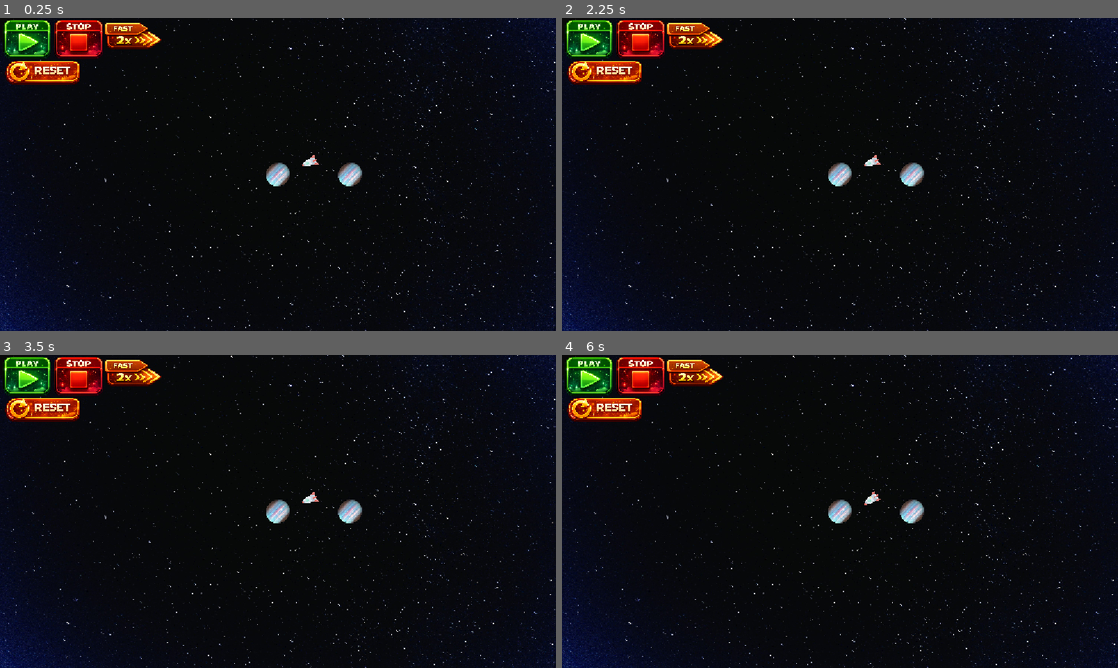
Above: before the commit, frames 1-4 (two rows, left to right).
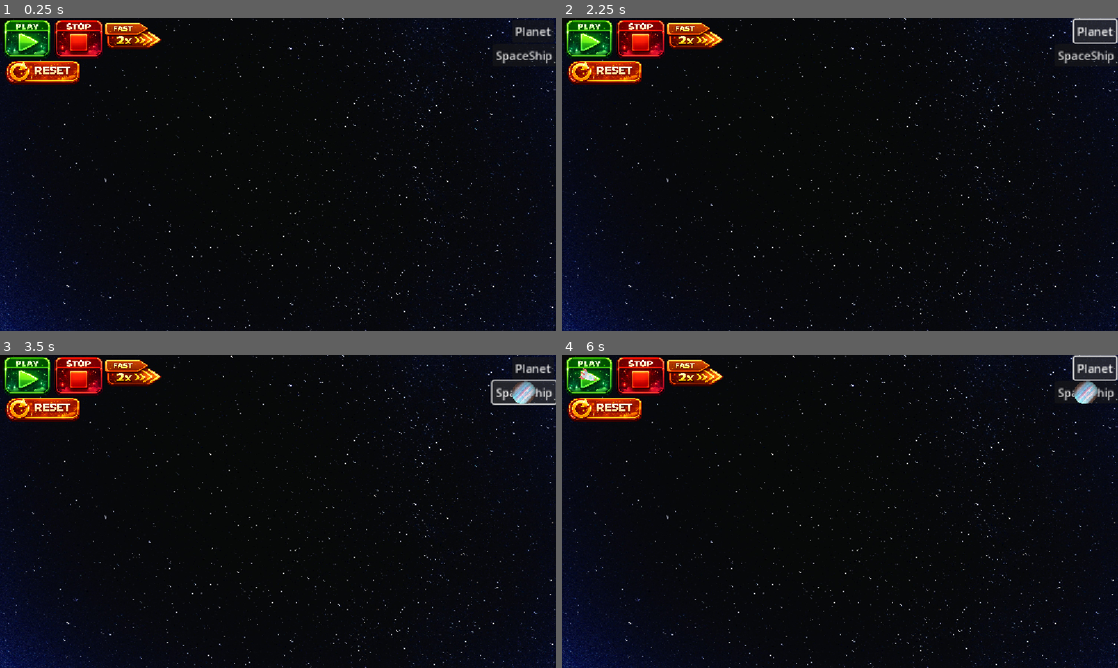
Above: after the commit, the same moments.

Repository: antoni-climent/orbital-trajectories
Game: Godot game, scene res://space.tscn
The game is run twice, just before and just after one commit, with the same random seed, the same clock (stepped at 60 frames per second) and the same inputs.
Inputs (mouse positions are in pixels of both pictures, inside the frame that each line leads up to):
- Up to frame 1 (0.25 s): no input
- Up to frame 2 (2.25 s): click (639, 39) at 0.5 s; click (606, 74) at 1.25 s; click (1095, 30) at 2 s, where only the run after the commit has a clickable "Planet"
- Up to frame 3 (3.5 s): click (522, 392) at 2.75 s, where only the run after the commit has a clickable "SpaceShip"
- Up to frame 4 (6 s): click (589, 376) at 3.5 s; click (589, 376) at 4.25 s; click (639, 376) at 5 s; click (1095, 367) at 5.75 s, where only the run after the commit has a clickable "Planet"

The runs differ from the first frame. In frame 1, 0.9% of the frame differs, in the area x 47-100%, y 1-54%; in frame 2, 1.5%; in frame 3, 1.7%; in frame 4, 1.7%, in the area x 3-100%, y 0-54%.

Commit message:
Instantiating planet and rocket added

Diff:
--- a/RocketObject.gd
+++ b/RocketObject.gd
@@ -4,6 +4,8 @@
 var _planets:Array[PhysicsObject] = []
 var _G:float = 6.6723e-11
 
+func initialize(space:SpaceManager):
+	space.simulationStart.connect(getPlanets)
 
 func getPlanets():
 	_planets.clear()
@@ -22,10 +24,10 @@
 		var F = distance.normalized()*_G*planet.mass*self.mass/distance.length()**2
 		acceleration += F/self.mass # F = m*a
 		_speed = _speed + acceleration*delta*TimeProvider.timeScale
-	print("acceleration: ", acceleration, " speed: ", _speed, " pos: ", self.position)
+	#print("acceleration: ", acceleration, " speed: ", _speed, " pos: ", self.position)
 
 func updatePosition(delta):
-	print("DELTA: ", delta)
+	#print("DELTA: ", delta)
 	# var currentPosition = positionMeters #CoordinateConverter.PixelsToMeters(self.position)
 	positionMeters += _speed * delta * TimeProvider.timeScale
 	self.position = CoordinateConverter.MetersToPixels(positionMeters)
@@ -36,5 +38,4 @@
 	updatePosition(delta)
 
 func _ready():
-	getPlanets()
 	super._ready()
--- a/SpaceManager.gd
+++ b/SpaceManager.gd
@@ -1,7 +1,16 @@
-extends Node
+extends Node2D
+class_name SpaceManager
+var planet = preload("res://objects/planet.tscn")
+var ship = preload("res://objects/rocket.tscn")
+enum GameState {SIMULATION, INSTANTIATING_PLANET, INSTANTIATING_SHIP}
+var currentGameState:GameState
+
+signal simulationStart
 
 func changeTimeScale(time):
 	TimeProvider.timeScale = time
+	if time == 1.0:
+		simulationStart.emit()
 
 func multiplyTimeScale():
 	TimeProvider.timeScale = TimeProvider.timeScale * 2
@@ -9,3 +18,27 @@
 func resetScene():
 	changeTimeScale(0)
 	get_tree().change_scene_to_file("res://space.tscn")
+
+func switchGameState(newGameState):
+	currentGameState = newGameState
+
+func  instantiatePlanet(coordinates:Vector2):
+	var p = planet.instantiate()
+	p.position = coordinates
+	add_child(p)
+	currentGameState = GameState.SIMULATION
+
+func  instantiateShip(coordinates:Vector2):
+	var s = ship.instantiate()
+	s.position = coordinates
+	s.initialize(self)
+	add_child(s)
+	currentGameState = GameState.SIMULATION
+
+
+func _process(_delta: float) -> void:
+	if Input.is_action_just_pressed("Mouse click"):
+		if currentGameState == GameState.INSTANTIATING_PLANET:
+			instantiatePlanet(get_global_mouse_position())
+		if currentGameState == GameState.INSTANTIATING_SHIP:
+			instantiateShip(get_global_mouse_position())
--- /dev/null
+++ b/objects/planet.tscn
@@ -0,0 +1,10 @@
+[gd_scene load_steps=3 format=3 uid="uid://me8tldrx3bcy"]
+
+[ext_resource type="Texture2D" uid="uid://bgnolit1jrd4r" path="res://assets/jupiter.png" id="1_elel1"]
+[ext_resource type="Script" uid="uid://dqqt128xnop58" path="res://PhysicsObject.gd" id="2_gcwab"]
+
+[node name="Jupiter" type="Sprite2D"]
+scale = Vector2(0.020769244, 0.019909713)
+texture = ExtResource("1_elel1")
+script = ExtResource("2_gcwab")
+mass = 1.9999999999999995e+23
--- /dev/null
+++ b/objects/rocket.tscn
@@ -0,0 +1,10 @@
+[gd_scene load_steps=3 format=3 uid="uid://q512hjoavhjp"]
+
+[ext_resource type="Texture2D" uid="uid://ccsolpnncf21e" path="res://assets/rocket.png" id="1_pb2y6"]
+[ext_resource type="Script" uid="uid://bvg4h5f222xw1" path="res://RocketObject.gd" id="2_tgfi0"]
+
+[node name="Rocket" type="Sprite2D"]
+scale = Vector2(0.013671873, 0.013671873)
+texture = ExtResource("1_pb2y6")
+script = ExtResource("2_tgfi0")
+mass = 10000.0
--- a/project.godot
+++ b/project.godot
@@ -23,3 +23,11 @@
 [display]
 
 window/stretch/mode="canvas_items"
+
+[input]
+
+"Mouse click"={
+"deadzone": 0.2,
+"events": [Object(InputEventMouseButton,"resource_local_to_scene":false,"resource_name":"","device":-1,"window_id":0,"alt_pressed":false,"shift_pressed":false,"ctrl_pressed":false,"meta_pressed":false,"button_mask":1,"position":Vector2(116, 31),"global_position":Vector2(128, 91),"factor":1.0,"button_index":1,"canceled":false,"pressed":true,"double_click":false,"script":null)
+]
+}
--- a/space.tscn
+++ b/space.tscn
@@ -1,15 +1,27 @@
 [gd_scene load_steps=11 format=3 uid="uid://chi1ldlp06upo"]
 
-[ext_resource type="Texture2D" uid="uid://ccsolpnncf21e" path="res://assets/rocket.png" id="1_d5lh8"]
-[ext_resource type="Texture2D" uid="uid://bgnolit1jrd4r" path="res://assets/jupiter.png" id="1_rxlph"]
 [ext_resource type="Script" uid="uid://bsosnjgpr4hcc" path="res://SpaceManager.gd" id="1_w5eul"]
-[ext_resource type="Script" uid="uid://dqqt128xnop58" path="res://PhysicsObject.gd" id="2_ulv8f"]
-[ext_resource type="Script" uid="uid://bvg4h5f222xw1" path="res://RocketObject.gd" id="4_w5eul"]
 [ext_resource type="Texture2D" uid="uid://c38xupcam8c3q" path="res://assets/play.png" id="5_ulv8f"]
 [ext_resource type="Texture2D" uid="uid://cka5m20fdfi6t" path="res://assets/space.jpeg" id="6_1vxpe"]
 [ext_resource type="Texture2D" uid="uid://krpn6ejipea4" path="res://assets/stop.png" id="7_4fhbr"]
 [ext_resource type="Texture2D" uid="uid://b2iwdsm00ksf" path="res://assets/fast.png" id="8_1vxpe"]
 [ext_resource type="Texture2D" uid="uid://i1pxmeudps0r" path="res://assets/reset.png" id="10_4hog4"]
+
+[sub_resource type="InputEventKey" id="InputEventKey_w5eul"]
+device = -1
+keycode = 80
+unicode = 112
+
+[sub_resource type="Shortcut" id="Shortcut_b5fhv"]
+events = [SubResource("InputEventKey_w5eul")]
+
+[sub_resource type="InputEventKey" id="InputEventKey_4fhbr"]
+device = -1
+keycode = 79
+unicode = 111
+
+[sub_resource type="Shortcut" id="Shortcut_1vxpe"]
+events = [SubResource("InputEventKey_4fhbr")]
 
 [node name="Space" type="Node2D"]
 script = ExtResource("1_w5eul")
@@ -39,32 +51,12 @@
 [node name="Camera2D" type="Camera2D" parent="."]
 zoom = Vector2(5, 5)
 
-[node name="Jupiter" type="Sprite2D" parent="."]
-scale = Vector2(0.020769244, 0.019909713)
-texture = ExtResource("1_rxlph")
-script = ExtResource("2_ulv8f")
-mass = 1.9999999999999995e+23
-
-[node name="Rocket" type="Sprite2D" parent="."]
-position = Vector2(13.000001, -5)
-scale = Vector2(0.013671873, 0.013671873)
-texture = ExtResource("1_d5lh8")
-script = ExtResource("4_w5eul")
-mass = 10000.0
-
-[node name="Jupiter2" type="Sprite2D" parent="."]
-position = Vector2(30, 0)
-scale = Vector2(0.020769244, 0.019909713)
-texture = ExtResource("1_rxlph")
-script = ExtResource("2_ulv8f")
-mass = 1.9999999999999995e+23
-
 [node name="Control2" type="Control" parent="."]
 layout_mode = 3
 anchor_right = 0.5
 offset_left = -115.265
 offset_top = -65.0
-offset_right = 114.735
+offset_right = 115.17
 offset_bottom = 65.0
 grow_horizontal = 2
 grow_vertical = 2
@@ -82,6 +74,7 @@
 texture_disabled = ExtResource("5_ulv8f")
 texture_focused = ExtResource("5_ulv8f")
 stretch_mode = 0
+metadata/_edit_use_anchors_ = true
 
 [node name="StopButton" type="TextureButton" parent="Control2"]
 layout_mode = 0
@@ -95,6 +88,7 @@
 texture_hover = ExtResource("7_4fhbr")
 texture_disabled = ExtResource("7_4fhbr")
 texture_focused = ExtResource("7_4fhbr")
+metadata/_edit_use_anchors_ = true
 
 [node name="AccelerateButton" type="TextureButton" parent="Control2"]
 layout_mode = 0
@@ -108,6 +102,7 @@
 texture_hover = ExtResource("8_1vxpe")
 texture_disabled = ExtResource("8_1vxpe")
 texture_focused = ExtResource("8_1vxpe")
+metadata/_edit_use_anchors_ = true
 
 [node name="ResetButton" type="TextureButton" parent="Control2"]
 layout_mode = 0
@@ -121,8 +116,31 @@
 texture_hover = ExtResource("10_4hog4")
 texture_disabled = ExtResource("10_4hog4")
 texture_focused = ExtResource("10_4hog4")
+metadata/_edit_use_anchors_ = true
+
+[node name="Planet" type="Button" parent="Control2"]
+layout_mode = 0
+offset_left = 212.265
+offset_top = 1.0
+offset_right = 270.265
+offset_bottom = 32.0
+scale = Vector2(0.3, 0.3)
+shortcut = SubResource("Shortcut_b5fhv")
+text = "Planet"
+
+[node name="SpaceShip" type="Button" parent="Control2"]
+layout_mode = 0
+offset_left = 204.265
+offset_top = 11.0
+offset_right = 291.265
+offset_bottom = 42.0
+scale = Vector2(0.3, 0.3)
+shortcut = SubResource("Shortcut_1vxpe")
+text = "SpaceShip"
 
 [connection signal="pressed" from="Control2/PlayButton" to="." method="changeTimeScale" binds= [1.0]]
 [connection signal="pressed" from="Control2/StopButton" to="." method="changeTimeScale" binds= [0.0]]
 [connection signal="pressed" from="Control2/AccelerateButton" to="." method="multiplyTimeScale"]
 [connection signal="pressed" from="Control2/ResetButton" to="." method="resetScene"]
+[connection signal="pressed" from="Control2/Planet" to="." method="switchGameState" binds= [1]]
+[connection signal="pressed" from="Control2/SpaceShip" to="." method="switchGameState" binds= [2]]
